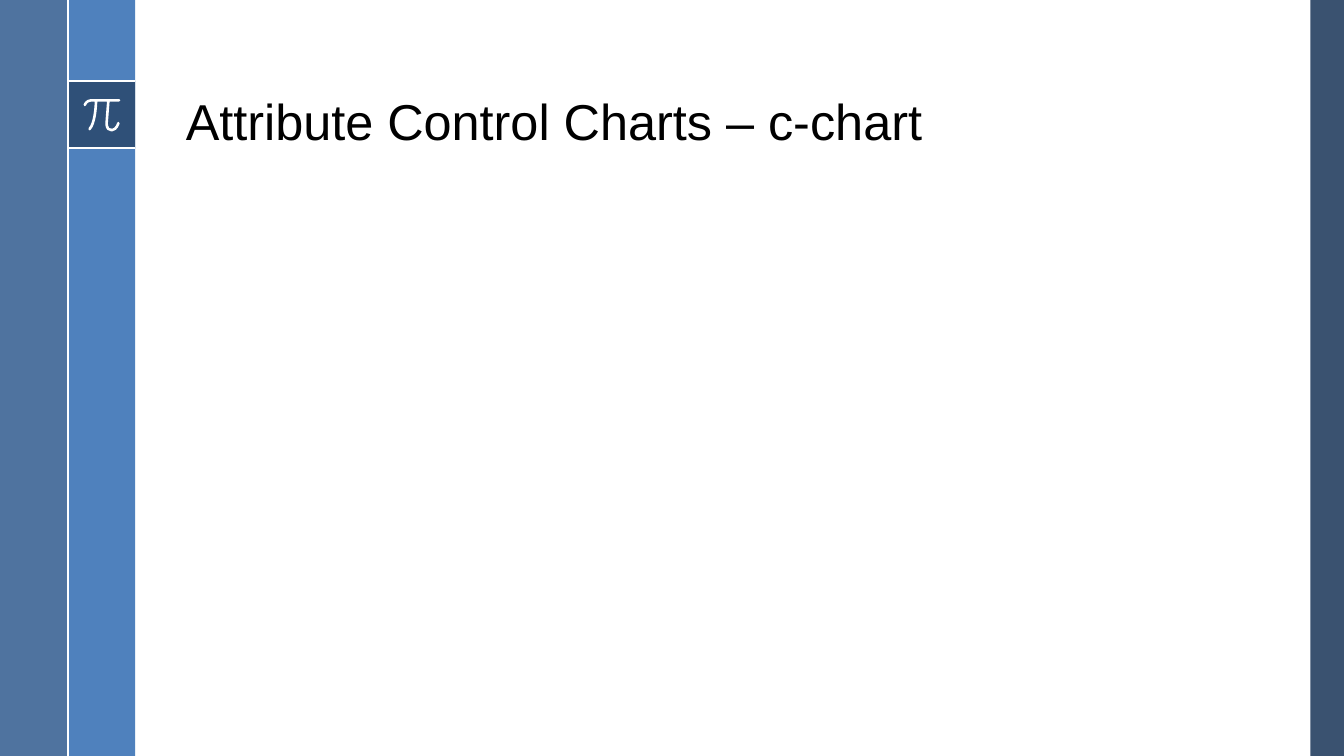
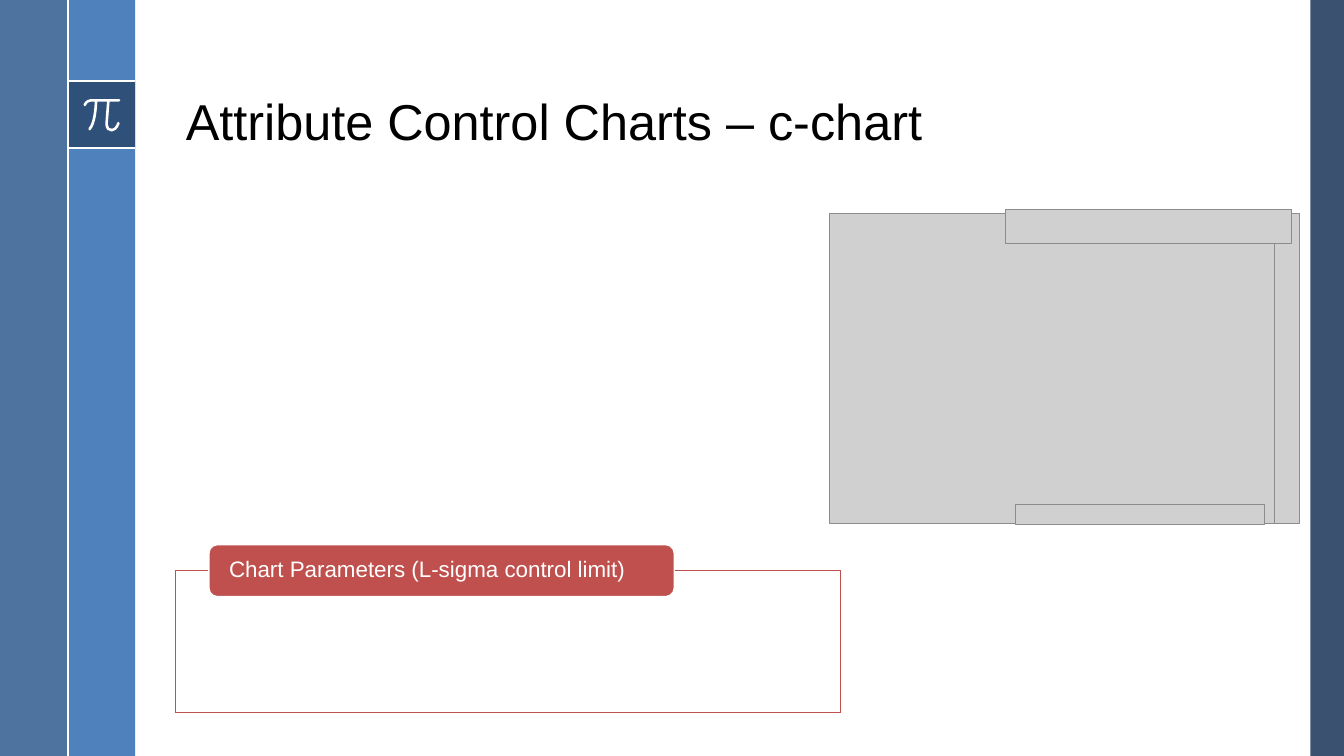
Before and after one commit to howewenann/spc_charts, a slide deck: slide 11 of reports/Statistical Process Control.pptx (slide 8 before the commit). Drawn at 1344x756 pixels with LibreOffice and Linux fonts; fonts in the diff are those of the drawing; grey boxes stand for pictures. Boxes give left, top, right and bottom in pixels: in the first picture for what was removed or moved away, otherwise in the second. Text is boxed around its words. In the diff, an @@ line names an element or a change of style, - is before the commit and + after.

```diff
--- a/reports/Statistical Process Control.pptx
+++ b/reports/Statistical Process Control.pptx
@@ group added at <box>829,210,1299,525</box>: 4 pictures @@
@@ rounded rectangle added at <box>209,544,675,597</box>, fill #C0504D, outline #FFFFFF 1 pt @@
@@ text added at <box>229,561,625,582</box>, 16 pt, text #FFFFFF @@
+Chart Parameters (L-sigma control limit)
@@ rectangle added at <box>175,571,840,713</box>, fill #FFFFFF at 90% opacity, outline #C0504D 1 pt @@
```
Also in this commit, not shown: 11 other slides changed, 9 slides added, 2 slides removed, 9 other files.
